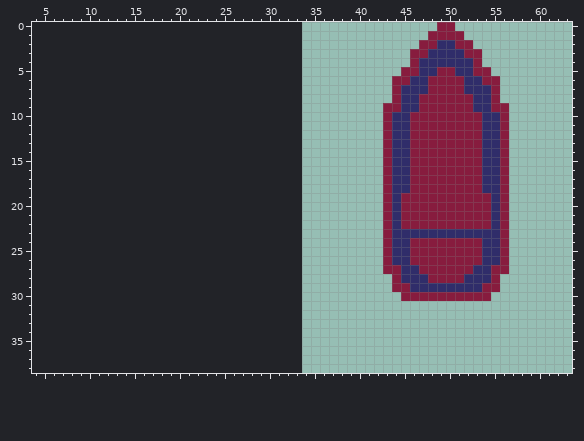
File history of a pixel-art file, src/assets/art/entities.aseprite. Above, as it was before the edit.
1280x720 pixels, 1 frame. Shown: x 4..63, y 0..38. The old version is drawn lined up with the new one, on the new canvas.
After:
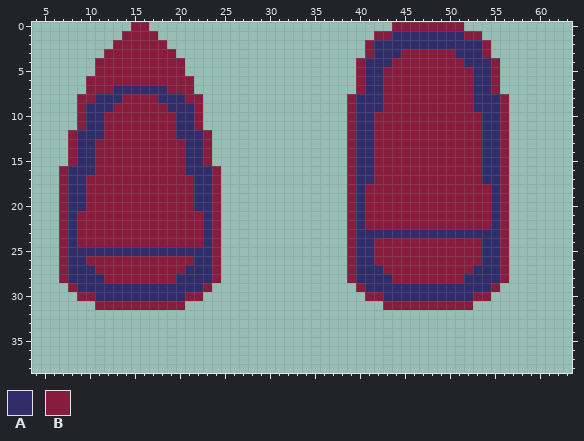
Palette (. is transparent): A #302d6a  B #871c3e
Difference:
canvas 1280x720 -> 640x360, the old top-left corner now at 34,-1 (the part of the old canvas that was cut away was empty and is not shown)
@@ x 4..63 @@
- 0 .............................................BB.............
- 1 ............................................BBBB............
- 2 ...........................................BBAABB...........
- 3 ..........................................BBAAAABB..........
- 4 ..........................................BAAAAAAB..........
- 5 .........................................BBAABBAABB.........
- 6 ........................................BBAABBBBAABB........
- 7 ........................................BAAABBBBAAAB........
- 8 ........................................BAABBBBBBAAB........
- 9 .......................................BBAABBBBBBAABB.......
-10 .......................................BAABBBBBBBBAAB.......
-11 .......................................BAABBBBBBBBAAB.......
-12 .......................................BAABBBBBBBBAAB.......
-13 .......................................BAABBBBBBBBAAB.......
-14 .......................................BAABBBBBBBBAAB.......
-15 .......................................BAABBBBBBBBAAB.......
-16 .......................................BAABBBBBBBBAAB.......
-17 .......................................BAABBBBBBBBAAB.......
-18 .......................................BAABBBBBBBBAAB.......
-19 .......................................BABBBBBBBBBBAB.......
-20 .......................................BABBBBBBBBBBAB.......
-21 .......................................BABBBBBBBBBBAB.......
-22 .......................................BABBBBBBBBBBAB.......
-23 .......................................BAAAAAAAAAAAAB.......
-24 .......................................BAABBBBBBBBAAB.......
-25 .......................................BAABBBBBBBBAAB.......
-26 .......................................BAABBBBBBBBAAB.......
-27 .......................................BBAABBBBBBAABB.......
-28 ........................................BAAABBBBAAAB........
-29 ........................................BBAAAAAAAABB........
-30 .........................................BBBBBBBBBB.........
-31 ............................................................
+ 0 ...........BB...........................BBBBBBBB............
+ 1 ..........BBBB........................BBAAAAAAAABB..........
+ 2 .........BBBBBB......................BAAAAAAAAAAAAB.........
+ 3 ........BBBBBBBB.....................BAAABBBBBBAAAB.........
+ 4 .......BBBBBBBBBB...................BAAABBBBBBBBAAAB........
+ 5 .......BBBBBBBBBB...................BAABBBBBBBBBBAAB........
+ 6 ......BBBBBBBBBBBB..................BAABBBBBBBBBBAAB........
+ 7 ......BBBAAAAAABBB..................BAABBBBBBBBBBAAB........
+ 8 .....BBAAABBBBAAABB................BAAABBBBBBBBBBAAAB.......
+ 9 .....BAAABBBBBBAAAB................BAAABBBBBBBBBBAAAB.......
+10 .....BAABBBBBBBBAAB................BAABBBBBBBBBBBBAAB.......
+11 .....BAABBBBBBBBAAB................BAABBBBBBBBBBBBAAB.......
+12 ....BAAABBBBBBBBAAAB...............BAABBBBBBBBBBBBAAB.......
+13 ....BAABBBBBBBBBBAAB...............BAABBBBBBBBBBBBAAB.......
+14 ....BAABBBBBBBBBBAAB...............BAABBBBBBBBBBBBAAB.......
+15 ....BAABBBBBBBBBBAAB...............BAABBBBBBBBBBBBAAB.......
+16 ...BAAABBBBBBBBBBAAAB..............BAABBBBBBBBBBBBAAB.......
+17 ...BAABBBBBBBBBBBBAAB..............BAABBBBBBBBBBBBAAB.......
+18 ...BAABBBBBBBBBBBBAAB..............BABBBBBBBBBBBBBBAB.......
+19 ...BAABBBBBBBBBBBBAAB..............BABBBBBBBBBBBBBBAB.......
+20 ...BAABBBBBBBBBBBBAAB..............BABBBBBBBBBBBBBBAB.......
+21 ...BABBBBBBBBBBBBBBAB..............BABBBBBBBBBBBBBBAB.......
+22 ...BABBBBBBBBBBBBBBAB..............BABBBBBBBBBBBBBBAB.......
+23 ...BABBBBBBBBBBBBBBAB..............BAAAAAAAAAAAAAAAAB.......
+24 ...BABBBBBBBBBBBBBBAB..............BAABBBBBBBBBBBBAAB.......
+25 ...BAAAAAAAAAAAAAAAAB..............BAABBBBBBBBBBBBAAB.......
+26 ...BAABBBBBBBBBBBBAAB..............BAABBBBBBBBBBBBAAB.......
+27 ...BAAABBBBBBBBBBAAAB..............BAAABBBBBBBBBBAAAB.......
+28 ...BAAAABBBBBBBBAAAAB..............BAAAABBBBBBBBAAAAB.......
+29 ....BAAAAAAAAAAAAAAB................BAAAAAAAAAAAAAAB........
+30 .....BBAAAAAAAAAABB..................BBAAAAAAAAAABB.........
+31 .......BBBBBBBBBB......................BBBBBBBBBB...........
 32 ............................................................
Boxes around the changes in both pictures, in picture pixels (x1, y1, x2, y2):
added: (59, 22, 221, 310)
changed: (347, 22, 509, 310)
